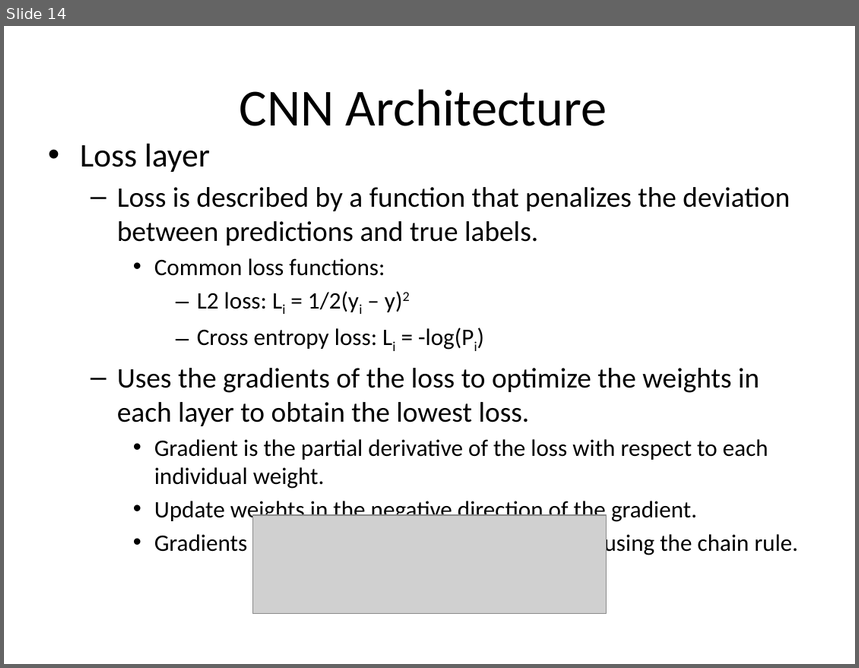
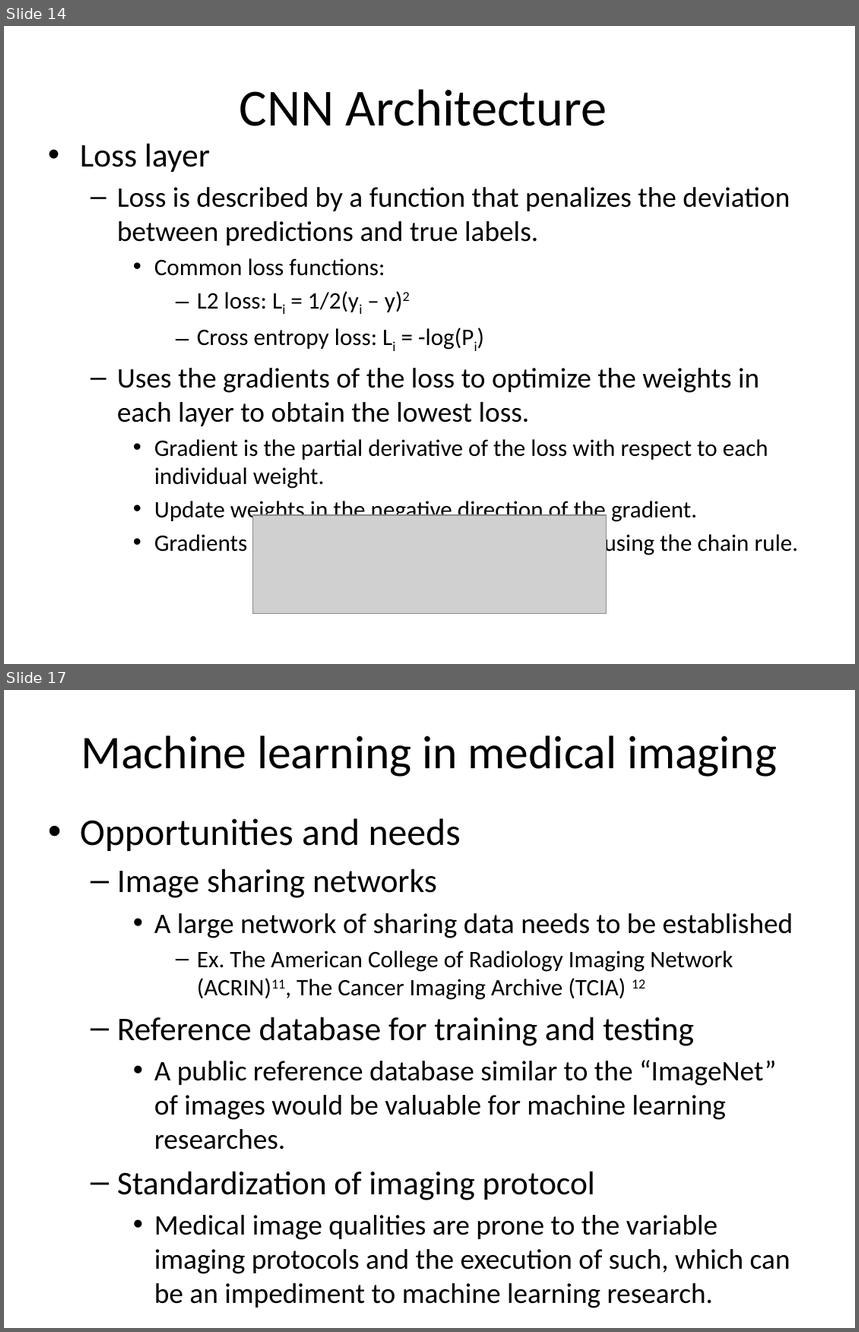
Before and after one commit to WendaZ/PyCharm_data, a slide deck: Machine Learning in Medical Imaging.pptx. Shown one above the other, each under a label of ours: slide 14 before the commit, slides 14 and 17 after it; the slides between them are not shown. The pictures are 859x668 and 859x1332 pixels, drawn with LibreOffice and Linux fonts; fonts in the diff are those of the drawing; grey boxes stand for pictures. Boxes give left, top, right and bottom in pixels: in the first picture for what was removed or moved away, otherwise in the second. Text is boxed around its words. In the diff, an @@ line names an element or a change of style, - is before the commit and + after.

```diff
--- a/Machine Learning in Medical Imaging.pptx
+++ b/Machine Learning in Medical Imaging.pptx
@@ slide 17 added at <box>4,690,855,1328</box>, background #FFFFFF @@
@@ title added at <box>82,736,777,777</box>, 39.6 pt, text #000000 @@
+Machine learning in medical imaging
@@ text added at <box>80,818,794,1309</box>, 24 pt, text #000000 @@
+• Opportunities and needs
+  – Image sharing networks
+    • A large network of sharing data needs to be established
+      – Ex. The American College of Radiology Imaging Network (ACRIN)11, The Cancer Imaging Archive (TCIA) 12
+  – Reference database for training and testing
+    • A public reference database similar to the “ImageNet” of images would be valuable for machine learning researches.
+  – Standardization of imaging protocol
+    • Medical image qualities are prone to the variable imaging protocols and the execution of such, which can be an impediment to machine learning research.
```
Also in this commit, not shown: 1 slide changed, 3 other slides added, 1 slide removed.
